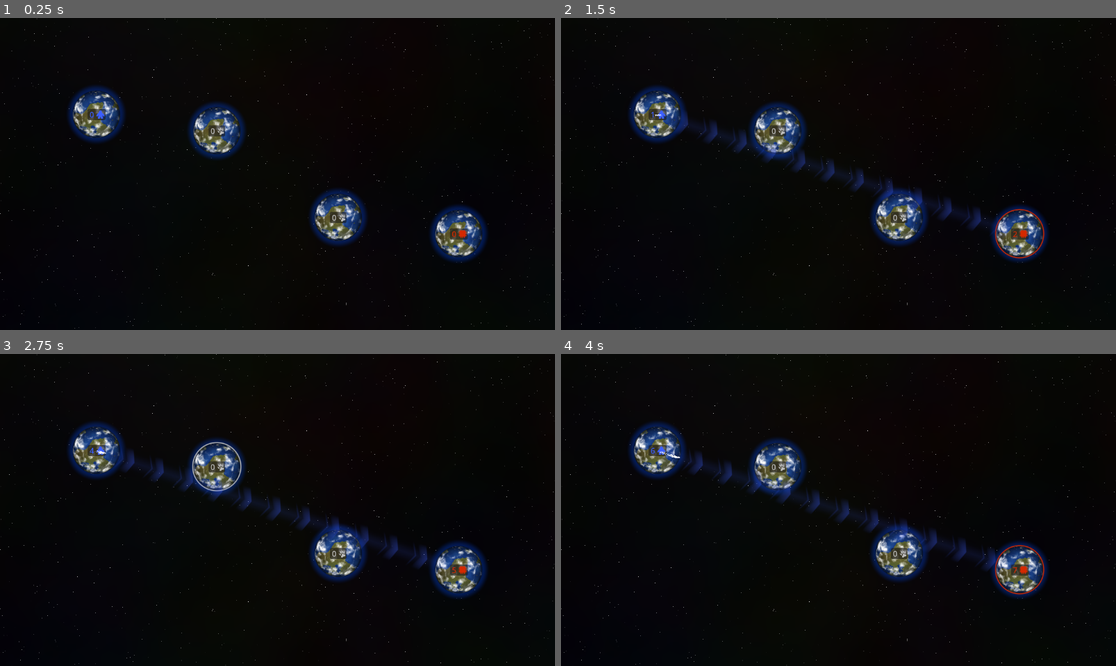
Above: before the commit, frames 1-4 (two rows, left to right).
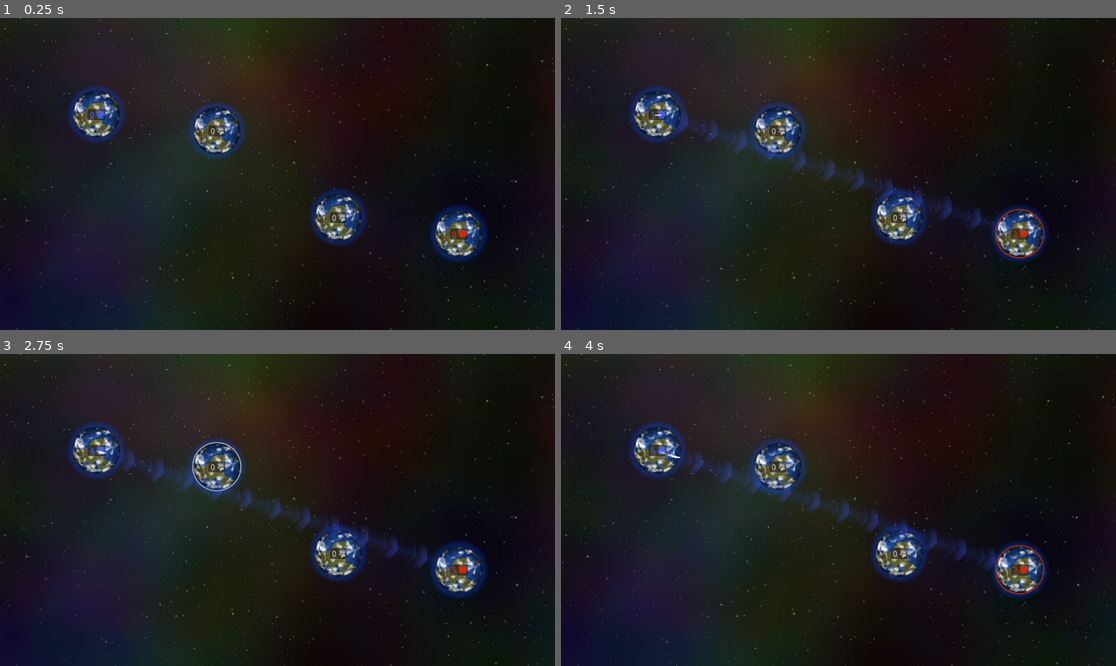
Above: after the commit, the same moments.

Repository: bruce965/space-capture
Game: Godot game, scene res://main.tscn
Same seed, same stepped clock (60 frames per second), same inputs: the game is played once before the commit and once after it.
Inputs (mouse positions are in pixels of both pictures, inside the frame that each line leads up to):
- Up to frame 1 (0.25 s): no input
- Up to frame 2 (1.5 s): tap Enter at 0.5 s; drag from (655, 114) to (1021, 233) at 0.52 s; drag from (1021, 233) to (655, 114) at 1.27 s
- Up to frame 3 (2.75 s): move the mouse to (216, 466) at 2.02 s; click (216, 466) at 2.17 s
- Up to frame 4 (4 s): drag from (899, 553) to (1021, 569) at 2.77 s; move the mouse to (1005, 556) at 3.52 s; click (1005, 556) at 3.67 s

The runs differ from the first frame. In frame 1, 42% of the frame differs, in the area x 0-100%, y 0-100%; in frame 2, 41%; in frame 3, 41%; in frame 4, 41%.

Commit message:
Improve background

Diff:
--- a/main.tscn
+++ b/main.tscn
@@ -7,9 +7,10 @@
 [ext_resource type="Script" path="res://scripts/player_local.gd" id="4_7rlmh"]
 [ext_resource type="Texture2D" uid="uid://dx1wjviioa8u5" path="res://icons/chip.svg" id="4_pgo63"]
 [ext_resource type="Script" path="res://scripts/ui/planets_ui.gd" id="7_khbdl"]
-[ext_resource type="PackedScene" uid="uid://dtlatmtuggp6x" path="res://scenes/background_nebula/background_nebula.tscn" id="7_sv4lv"]
+[ext_resource type="PackedScene" uid="uid://dtlatmtuggp6x" path="res://scenes/backgrounds/nebula.tscn" id="7_sv4lv"]
 [ext_resource type="Script" path="res://scripts/player_ai.gd" id="7_v73fw"]
 [ext_resource type="Script" path="res://scripts/planet.gd" id="8_ve3b1"]
+[ext_resource type="PackedScene" uid="uid://b0ec8jbenscpp" path="res://scenes/backgrounds/stars.tscn" id="9_lum1l"]
 
 [sub_resource type="Resource" id="Resource_mxp7y"]
 script = ExtResource("2_plgh6")
@@ -57,7 +58,9 @@
 players = Array[ExtResource("2_plgh6")]([SubResource("Resource_mxp7y"), SubResource("Resource_1dtpf"), SubResource("Resource_7wtc7")])
 planets = Array[ExtResource("8_ve3b1")]([SubResource("Resource_50eg2"), SubResource("Resource_2525o"), SubResource("Resource_irtww"), SubResource("Resource_wdycy")])
 
-[node name="BackgroundNebula" parent="." instance=ExtResource("7_sv4lv")]
+[node name="Stars" parent="." instance=ExtResource("9_lum1l")]
+
+[node name="Nebula" parent="." instance=ExtResource("7_sv4lv")]
 
 [node name="Planets" type="Node2D" parent="."]
 
--- a/scenes/background_nebula/background_nebula.gdshader
+++ /dev/null
@@ -1,14 +0,0 @@
-shader_type canvas_item;
-
-uniform sampler2D noise: repeat_enable;
-
-float rand(vec2 co){
-    return fract(sin(dot(co, vec2(12.9898, 78.233))) * 43758.5453);
-}
-
-void fragment() {
-	vec3 nebula = vec3(texture(noise, FRAGCOORD.xy * .0005).r, texture(noise, FRAGCOORD.xy * .0005 + 0.1).r, texture(noise, FRAGCOORD.xy * .0005 + 0.2).r) * 0.05;
-	vec3 star = (rand(FRAGCOORD.xy * .01) < 0.1 && rand(FRAGCOORD.xy * .02) < .01) ? vec3(rand(FRAGCOORD.xy * .03)) : vec3(0.);
-
-	COLOR = vec4(nebula + star, 1.);
-}
--- /dev/null
+++ b/scenes/backgrounds/background_nebula.gdshader
@@ -0,0 +1,11 @@
+shader_type canvas_item;
+
+uniform sampler2D noise: repeat_enable;
+
+void fragment() {
+	float r = texture(noise, FRAGCOORD.xy * .0005 + .0).r;
+	float g = texture(noise, FRAGCOORD.xy * .0005 + .1).r;
+	float b = texture(noise, FRAGCOORD.xy * .0005 + .2).r;
+	float a = texture(noise, FRAGCOORD.xy * .0002 + .3).r * .35;
+	COLOR = vec4(r, g, b, a);
+}
--- /dev/null
+++ b/scenes/backgrounds/background_stars.gdshader
@@ -0,0 +1,76 @@
+shader_type canvas_item;
+
+// Max 1 star for each cell, star size cannot be bigger than cell size.
+const float CELL_SIZE = 8.;
+const float MIN_STAR_SIZE = 1.;
+const float MAX_STAR_SIZE = 6.;
+const float START_DENSITY = .15; // Between 0 and 1.
+
+const float MIN_STAR_BRIGHTNESS = .10;
+const float MAX_STAR_BRIGHTNESS = 1.;
+
+const bool ALIGN_TO_PIXEL = true;
+
+const float INV_CELL_SIZE = 1. / CELL_SIZE;
+const float INV_MIN_STAR_SIZE = 1. / MIN_STAR_SIZE;
+const float INV_MAX_STAR_SIZE = 1. / MAX_STAR_SIZE;
+
+vec3 srgb_to_linear(vec3 col) {
+	return pow(col, vec3(2.2));
+}
+
+vec3 linear_to_srgb(vec3 col) {
+	return pow(col, vec3(1. / 2.2));
+}
+
+vec4 blend_additive(vec4 bg, vec4 fg) {
+	vec4 dst = vec4(srgb_to_linear(bg.rgb), bg.a);
+	vec4 src = vec4(srgb_to_linear(fg.rgb), fg.a);
+	// glBlendEquation(GL_FUNC_ADD)
+	// glBlendFunc(GL_SRC_ALPHA, GL_ONE_MINUS_SRC_ALPHA)
+	vec4 res = src * src.a + dst * (1. - src.a);
+	return vec4(linear_to_srgb(res.rgb), res.a);
+}
+
+float rand(vec2 co){
+	return fract(sin(dot(co, vec2(12.9898, 78.233))) * 43758.5453);
+}
+
+void fragment() {
+	vec2 center_cell;
+	vec2 pos_inside_center_cell = modf(FRAGCOORD.xy * INV_CELL_SIZE, center_cell);
+
+	vec4 color = vec4(0., 0., 0., 0.);
+
+	for (float y = -1.; y < 1.5; y++) {
+		for (float x = -1.; x < 1.5; x++) {
+			vec2 cell = center_cell + vec2(x, y);
+			vec2 pos_inside_cell = pos_inside_center_cell - vec2(x, y);
+
+			bool cell_has_star = rand(cell * .0101) < START_DENSITY;
+
+			if (!cell_has_star)
+				continue;
+
+			vec2 star_pos_inside_cell = vec2(rand(cell * .0112), rand(cell * .0123));
+			if (ALIGN_TO_PIXEL)
+				star_pos_inside_cell = floor(star_pos_inside_cell * CELL_SIZE) * INV_CELL_SIZE + INV_CELL_SIZE/2.; // Align to pixel.
+
+			vec2 relative_pos = pos_inside_cell - star_pos_inside_cell;
+			float dist_to_star = (cell_has_star ? 0. : 999.) + length(relative_pos);
+			float inv_star_size = mix(INV_MIN_STAR_SIZE, INV_MAX_STAR_SIZE, rand(cell * .0134));
+
+			float adjusted_shape = dist_to_star + min(abs(relative_pos.x), abs(relative_pos.y));
+			float pos_brightness = max(0., 1. - adjusted_shape * CELL_SIZE * inv_star_size);
+			float star_brightness = mix(MIN_STAR_BRIGHTNESS, MAX_STAR_BRIGHTNESS, rand(cell * 0.145));
+
+			vec2 rg = vec2(rand(cell * .0156), rand(cell * .0167));
+			vec3 star_color = vec3(rg, max(0., 1. - rg.r - rg.g));
+			star_color = mix(vec3(1.), star_color, .3);
+
+			color = blend_additive(color, vec4(star_color, pos_brightness * star_brightness));
+		}
+	}
+
+	COLOR = vec4(color.rgb, min(1., color.a));
+}
--- a/scenes/background_nebula/background_nebula.tscn
+++ b/scenes/backgrounds/nebula.tscn
@@ -1,8 +1,9 @@
 [gd_scene load_steps=5 format=3 uid="uid://dtlatmtuggp6x"]
 
-[ext_resource type="Shader" path="res://scenes/background_nebula/background_nebula.gdshader" id="1_nqp0c"]
+[ext_resource type="Shader" path="res://scenes/backgrounds/background_nebula.gdshader" id="1_nqp0c"]
 
 [sub_resource type="FastNoiseLite" id="FastNoiseLite_8c2xm"]
+fractal_octaves = 4
 
 [sub_resource type="NoiseTexture2D" id="NoiseTexture2D_cukca"]
 width = 256
--- /dev/null
+++ b/scenes/backgrounds/stars.tscn
@@ -0,0 +1,15 @@
+[gd_scene load_steps=3 format=3 uid="uid://b0ec8jbenscpp"]
+
+[ext_resource type="Shader" path="res://scenes/backgrounds/background_stars.gdshader" id="1_u4u73"]
+
+[sub_resource type="ShaderMaterial" id="ShaderMaterial_y72ex"]
+shader = ExtResource("1_u4u73")
+
+[node name="Stars" type="ColorRect"]
+material = SubResource("ShaderMaterial_y72ex")
+anchors_preset = 15
+anchor_right = 1.0
+anchor_bottom = 1.0
+grow_horizontal = 2
+grow_vertical = 2
+mouse_filter = 2
Not shown: 1 places in main.tscn that only renumber resources
